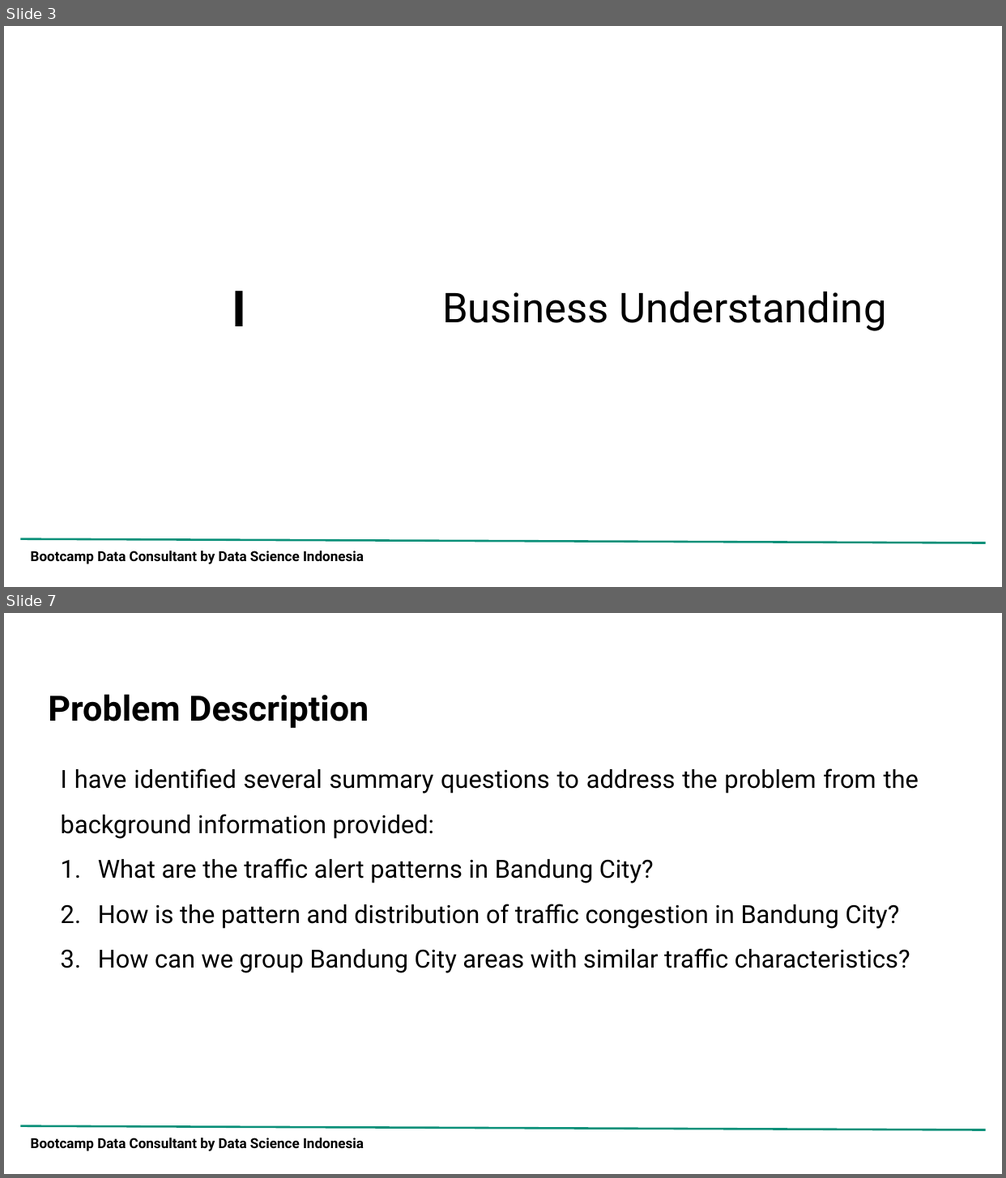
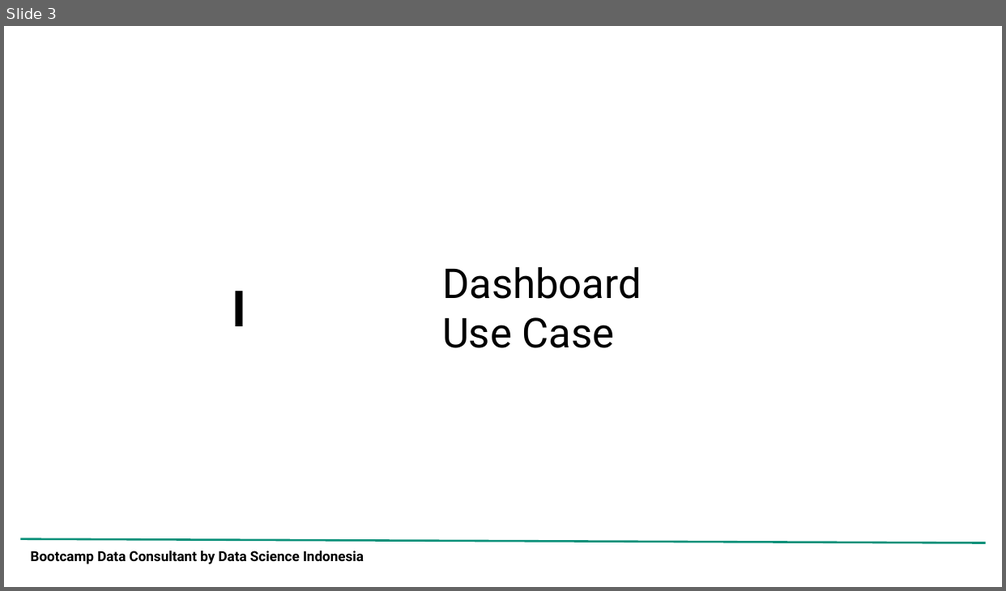
Before and after one commit to adrn-mm/DSLS_Mini-Project-DA_Adrian-Maulana-Muhammad, a slide deck: reports/Project Report_Mini Project DA_Adrian Maulana Muhammad.pptx. Shown one above the other, each under a label of ours: slides 3 and 7 before the commit, slide 3 after it; the slides between them are not shown. The pictures are 1006x1178 and 1006x591 pixels, drawn with LibreOffice and Linux fonts; fonts in the diff are those of the drawing; background and template pictures are left out. Boxes give left, top, right and bottom in pixels: in the first picture for what was removed or moved away, otherwise in the second. Text is boxed around its words. In the diff, an @@ line names an element or a change of style, - is before the commit and + after.

```diff
--- a/reports/Project Report_Mini Project DA_Adrian Maulana Muhammad.pptx
+++ b/reports/Project Report_Mini Project DA_Adrian Maulana Muhammad.pptx
@@ slide 7 removed at bbox=[4, 613, 1002, 1174], background picture (left out); not listed: 2 template elements that a slide beside it also shows @@
@@ title removed at bbox=[48, 694, 368, 728] @@
-Problem Description
@@ text removed at bbox=[61, 769, 918, 973] @@
-I have identified several summary questions to address the problem from the background information provided:
-1. What are the traffic alert patterns in Bandung City?
-2. How is the pattern and distribution of traffic congestion in Bandung City?
-3. How can we group Bandung City areas with similar traffic characteristics?
@@ slide 3 changed as well @@
@@ title at bbox=[442, 267, 641, 348]: text changed @@
-Business Understanding
+Dashboard
+Use Case
```
Also in this commit, not shown: 6 other slides changed, 4 slides added, 35 other slides removed, 1 other file.
